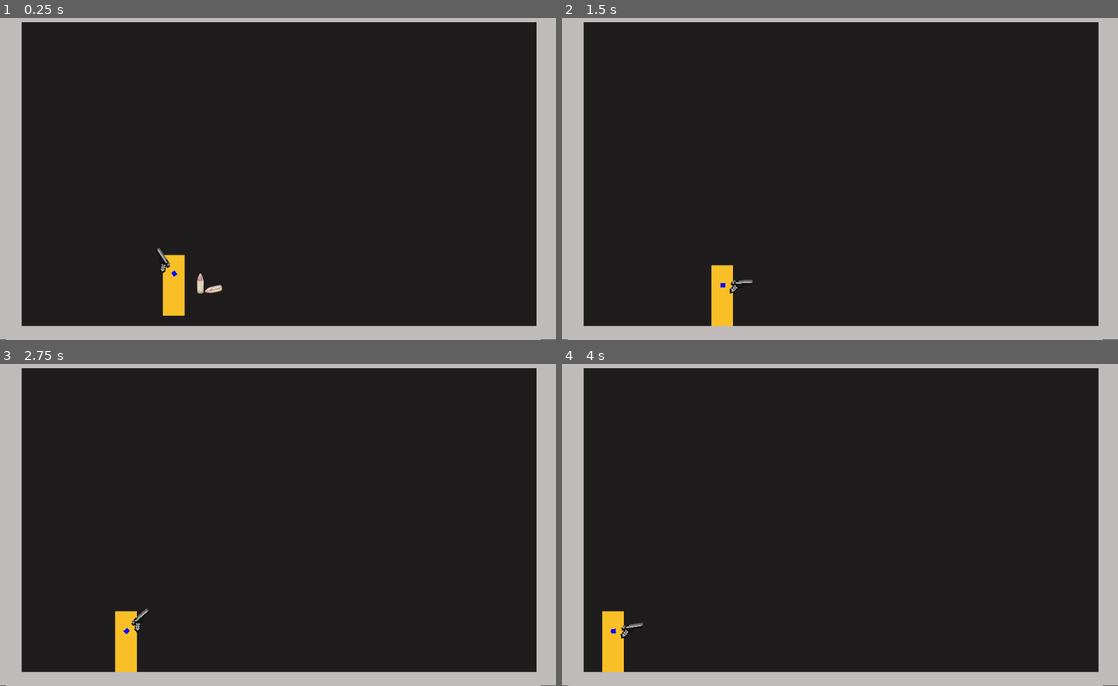
Above: before the commit, frames 1-4 (two rows, left to right).
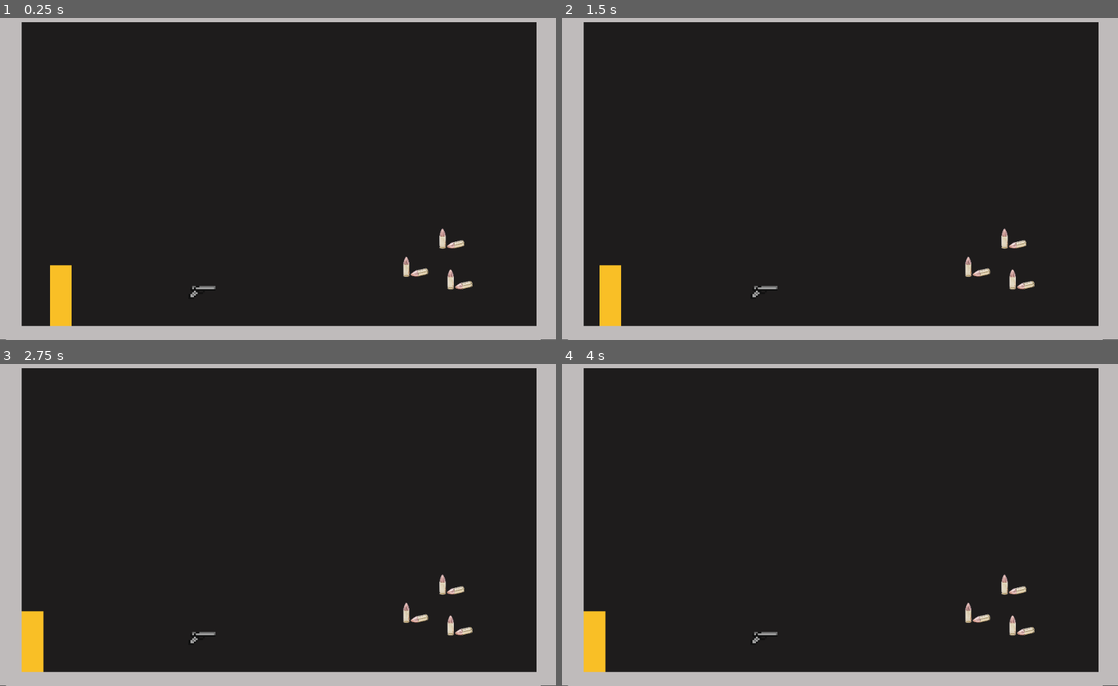
Above: after the commit, the same moments.

Repository: RubyEnoshima/JuegoRE
Game: Godot game, scene res://mapaDebug.tscn
Same seed, same stepped clock (60 frames per second), same inputs: the game is played once before the commit and once after it. Sound files missing from this copy of the repository are replaced by a short silence.
Inputs (mouse positions are in pixels of both pictures, inside the frame that each line leads up to):
- Up to frame 1 (0.25 s): no input
- Up to frame 2 (1.5 s): move the mouse to (773, 282) at 0.52 s; tap E (coger) at 0.6 s; click (773, 282) at 0.8 s; tap Enter at 1.25 s; move the mouse to (728, 195) at 1.27 s; hold Left (mov_izq) from 1.28 s (still down); click (728, 195) at 1.35 s
- Up to frame 3 (2.75 s): tap R (recargar) at 1.55, 2.1 s; move the mouse to (333, 450) at 2.02 s; release Left (mov_izq) at 2.03 s; tap E (coger) at 2.3 s
- Up to frame 4 (4 s): tap Space at 2.75 s; move the mouse to (812, 589) at 2.77 s; tap E (coger) at 2.85 s; click (812, 589) at 3.05 s; tap Enter at 3.5 s; move the mouse to (1006, 573) at 3.52 s; hold Left (mov_izq) from 3.53 s (still down); hold Shift (correr) from 3.53 s (still down); tap R (recargar) at 3.8 s

The runs differ from the first frame. In frame 1, 2.0% of the frame differs, in the area x 9-85%, y 65-96%; in frame 2, 1.9%; in frame 3, 2.0%; in frame 4, 1.8%.

Commit message:
Inventario medio funcional!

Diff:
--- a/Escenas/Armas/Arma.gd
+++ b/Escenas/Armas/Arma.gd
@@ -2,9 +2,11 @@
 
 var Bala = preload("res://Escenas/Armas/bala.tscn")
 
+var nombreArma = "Pistola"
+
 export var fireRate = 0.7
 export var municionMax = 7
-export var municionActual = 7
+var municionActual = Inventario.municionActual[nombreArma]
 export var retroceso = 105
 export var potencia = 1
 
@@ -62,28 +64,31 @@
 				get_parent().velocity.x += retroceso
 			sePuedeDisparar = false
 			municionActual-=1
+			Inventario.municionActual[nombreArma] -= 1
 		elif !municionActual:
-			if Inventario.balasPistola>0:
+			if Inventario.balas["balas"+nombreArma]>0:
 				recargar()
 			else:
 				$no_ammo.play()
 			#$fireRate.start()
 			#sePuedeDisparar = false
-		print(municionActual)
 
 func recargar():
 	if !recargando:
-		if municionActual < municionMax and Inventario.balasPistola>0:
+		var balasInv = Inventario.balas["balas"+nombreArma]
+		if municionActual < municionMax and balasInv>0:
 			recargando = true
 			var balasNecesarias = municionMax - municionActual
-			if Inventario.balasPistola >= balasNecesarias:
+			if balasInv >= balasNecesarias:
 				municionActual += balasNecesarias
-				Inventario.balasPistola -= balasNecesarias
+				balasInv -= balasNecesarias
 			else:
-				municionActual += Inventario.balasPistola
-				Inventario.balasPistola = 0
+				municionActual += balasInv
+				balasInv = 0
 			$reload.play()
-		elif !municionActual and !Inventario.balasPistola:
+			Inventario.municionActual[nombreArma] = municionActual
+			Inventario.balas["balas"+nombreArma] = balasInv
+		elif !municionActual and !balasInv:
 			$no_ammo.play()
 
 func _on_fireRate_timeout():
--- a/Escenas/Armas/Arma.tscn
+++ b/Escenas/Armas/Arma.tscn
@@ -2,9 +2,11 @@
 
 [ext_resource path="res://Assets/Sonidos/Pistola/no_ammo_pistola.wav" type="AudioStream" id=1]
 [ext_resource path="res://Assets/Sonidos/Pistola/reload.wav" type="AudioStream" id=2]
-[ext_resource path="res://Assets/Sprites/unnamed.png" type="Texture" id=3]
+[ext_resource path="res://Assets/Sprites/Objetos/pistola.png" type="Texture" id=3]
 [ext_resource path="res://Assets/Sonidos/Pistola/disparo.wav" type="AudioStream" id=4]
 [ext_resource path="res://Escenas/Armas/Arma.gd" type="Script" id=5]
+
+
 
 [node name="Arma" type="Node2D"]
 script = ExtResource( 5 )
--- a/Escenas/Inventario.gd
+++ b/Escenas/Inventario.gd
@@ -1,4 +1,35 @@
 extends Node2D
 
-export var balasPistola = 0
-export var pistola = true
+export var balas = {"balasPistola":0,
+					"balasEscopeta":0,
+					"balasRifle":0}
+
+export var municionActual = {"Pistola":7,
+					"Escopeta":4,
+					"Rifle":20}
+
+export var equipado = ""
+
+var objetosMenu = []
+var maxObjetos = 6
+
+var baul = []
+var maxBaul = 50
+
+func _ready():
+	OS.center_window()
+	OS.alert("Hola")
+
+func anadir(objeto,cantidad):
+	if objetosMenu.size() < maxObjetos:
+		if objeto.begins_with("balas"):
+			balas[objeto] += cantidad
+			if !objetosMenu.has("balasPistola"):
+				objetosMenu.append(objeto)
+		else:
+			objetosMenu.append(objeto)
+			if objeto == "Pistola":
+				equipado = "Pistola"
+
+func meterBaul(objeto,cantidad):
+	pass
--- /dev/null
+++ b/Escenas/Menu/Menu.gd
@@ -0,0 +1,12 @@
+class_name Menu
+extends Node2D
+
+func _ready():
+	var i = 0
+	for objeto in Inventario.objetosMenu:
+		if objeto.begins_with("balas"):
+			$Objetos/Labels.get_child(i).text = str(Inventario.balas[objeto])
+		elif objeto == "Pistola":
+			$Objetos/Labels.get_child(i).text = str(Inventario.municionActual[objeto])
+		$Objetos.get_child(i).texture = load("res://Assets/Sprites/Objetos/"+objeto+".png")
+		i+=1
--- a/Escenas/Menu/Menu.tscn
+++ b/Escenas/Menu/Menu.tscn
@@ -1,6 +1,9 @@
-[gd_scene format=2]
+[gd_scene load_steps=2 format=2]
+
+[ext_resource path="res://Escenas/Menu/Menu.gd" type="Script" id=1]
 
 [node name="MenuPausa" type="Node2D"]
+script = ExtResource( 1 )
 
 [node name="ColorRect" type="ColorRect" parent="."]
 margin_left = -39.0
@@ -60,3 +63,127 @@
 __meta__ = {
 "_edit_use_anchors_": false
 }
+
+[node name="Objetos" type="Node2D" parent="."]
+
+[node name="Sprite1" type="Sprite" parent="Objetos"]
+position = Vector2( 186.468, 173.869 )
+scale = Vector2( 0.249263, 0.249263 )
+
+[node name="Sprite2" type="Sprite" parent="Objetos"]
+position = Vector2( 339.975, 173.869 )
+scale = Vector2( 0.249263, 0.249263 )
+
+[node name="Sprite3" type="Sprite" parent="Objetos"]
+position = Vector2( 186.468, 253.959 )
+scale = Vector2( 0.249263, 0.249263 )
+
+[node name="Sprite4" type="Sprite" parent="Objetos"]
+position = Vector2( 339.975, 253.959 )
+scale = Vector2( 0.249263, 0.249263 )
+
+[node name="Sprite5" type="Sprite" parent="Objetos"]
+position = Vector2( 186.468, 358.077 )
+scale = Vector2( 0.249263, 0.249263 )
+
+[node name="Sprite6" type="Sprite" parent="Objetos"]
+position = Vector2( 339.975, 358.077 )
+scale = Vector2( 0.249263, 0.249263 )
+
+[node name="Sprite7" type="Sprite" parent="Objetos"]
+position = Vector2( 186.468, 438.167 )
+scale = Vector2( 0.249263, 0.249263 )
+
+[node name="Sprite8" type="Sprite" parent="Objetos"]
+position = Vector2( 339.975, 438.167 )
+scale = Vector2( 0.249263, 0.249263 )
+
+[node name="Labels" type="Node" parent="Objetos"]
+
+[node name="Label1" type="Label" parent="Objetos/Labels"]
+margin_left = 204.403
+margin_top = 189.696
+margin_right = 244.403
+margin_bottom = 203.696
+custom_colors/font_color = Color( 0, 0, 0, 1 )
+custom_colors/font_outline_modulate = Color( 0, 0, 0, 1 )
+__meta__ = {
+"_edit_use_anchors_": false
+}
+
+[node name="Label2" type="Label" parent="Objetos/Labels"]
+margin_left = 355.423
+margin_top = 189.696
+margin_right = 395.423
+margin_bottom = 203.696
+custom_colors/font_color = Color( 0, 0, 0, 1 )
+custom_colors/font_outline_modulate = Color( 0, 0, 0, 1 )
+__meta__ = {
+"_edit_use_anchors_": false
+}
+
+[node name="Label3" type="Label" parent="Objetos/Labels"]
+margin_left = 204.403
+margin_top = 279.836
+margin_right = 244.403
+margin_bottom = 293.836
+custom_colors/font_color = Color( 0, 0, 0, 1 )
+custom_colors/font_outline_modulate = Color( 0, 0, 0, 1 )
+__meta__ = {
+"_edit_use_anchors_": false
+}
+
+[node name="Label4" type="Label" parent="Objetos/Labels"]
+margin_left = 355.423
+margin_top = 279.836
+margin_right = 395.423
+margin_bottom = 293.836
+custom_colors/font_color = Color( 0, 0, 0, 1 )
+custom_colors/font_outline_modulate = Color( 0, 0, 0, 1 )
+__meta__ = {
+"_edit_use_anchors_": false
+}
+
+[node name="Label5" type="Label" parent="Objetos/Labels"]
+margin_left = 204.403
+margin_top = 386.022
+margin_right = 244.403
+margin_bottom = 400.022
+custom_colors/font_color = Color( 0, 0, 0, 1 )
+custom_colors/font_outline_modulate = Color( 0, 0, 0, 1 )
+__meta__ = {
+"_edit_use_anchors_": false
+}
+
+[node name="Label6" type="Label" parent="Objetos/Labels"]
+margin_left = 355.423
+margin_top = 386.022
+margin_right = 395.423
+margin_bottom = 400.022
+custom_colors/font_color = Color( 0, 0, 0, 1 )
+custom_colors/font_outline_modulate = Color( 0, 0, 0, 1 )
+__meta__ = {
+"_edit_use_anchors_": false
+}
+
+[node name="Label7" type="Label" parent="Objetos/Labels"]
+margin_left = 204.403
+margin_top = 464.511
+margin_right = 244.403
+margin_bottom = 478.511
+custom_colors/font_color = Color( 0, 0, 0, 1 )
+custom_colors/font_outline_modulate = Color( 0, 0, 0, 1 )
+__meta__ = {
+"_edit_use_anchors_": false
+}
+
+[node name="Label8" type="Label" parent="Objetos/Labels"]
+margin_left = 355.423
+margin_top = 464.511
+margin_right = 395.423
+margin_bottom = 478.511
+custom_colors/font_color = Color( 0, 0, 0, 1 )
+custom_colors/font_outline_modulate = Color( 0, 0, 0, 1 )
+__meta__ = {
+"_edit_use_anchors_": false
+}
--- a/Escenas/Objetos/MunicionPistola.gd
+++ b/Escenas/Objetos/MunicionPistola.gd
@@ -4,5 +4,5 @@
 export var cantidad = 7
 
 func interactuar():
-	Inventario.balasPistola += cantidad
+	Inventario.anadir("balasPistola",7)
 	.interactuar()
--- a/Escenas/Objetos/MunicionPistola.tscn
+++ b/Escenas/Objetos/MunicionPistola.tscn
@@ -2,7 +2,7 @@
 
 [ext_resource path="res://Escenas/Objetos/ObjetoRecogible.tscn" type="PackedScene" id=1]
 [ext_resource path="res://Escenas/Objetos/MunicionPistola.gd" type="Script" id=2]
-[ext_resource path="res://Assets/Sprites/9mm_80gr_-_115gr_-_125gr_-_Cartridges_ONLY_05c0c3fb-ebb0-4d8a-8419-8d011df8c8d7_600x400.png" type="Texture" id=3]
+[ext_resource path="res://Assets/Sprites/Objetos/balasPistola.png" type="Texture" id=3]
 
 [sub_resource type="RectangleShape2D" id=1]
 extents = Vector2( 17.2122, 12.5359 )
--- a/Escenas/Objetos/ObjetoRecogible.gd
+++ b/Escenas/Objetos/ObjetoRecogible.gd
@@ -22,9 +22,12 @@
 
 func interactuar():
 	interactuado = true
-	$Sprite.queue_free()
-	$TextoInteractuado.visible = true
-	$Timer.start()
+	if $TextoInteractuado.text != "":
+		$Sprite.queue_free()
+		$TextoInteractuado.visible = true
+		$Timer.start()
+	else:
+		queue_free()
 
 func _on_Objeto_mouse_entered():
 	if !interactuado and jugadorCerca:
--- a/Escenas/Objetos/ObjetoRecogible.tscn
+++ b/Escenas/Objetos/ObjetoRecogible.tscn
@@ -3,7 +3,6 @@
 [ext_resource path="res://Escenas/Objetos/ObjetoRecogible.gd" type="Script" id=1]
 
 [node name="Objeto" type="Area2D"]
-collision_layer = 1025
 script = ExtResource( 1 )
 
 [node name="Sprite" type="Sprite" parent="."]
--- /dev/null
+++ b/Escenas/Objetos/Pistola.gd
@@ -0,0 +1,9 @@
+class_name Pistola
+extends "res://Escenas/Objetos/ObjetoRecogible.gd"
+
+signal equipar
+
+func interactuar():
+	Inventario.anadir("Pistola",0)
+	emit_signal("equipar")
+	.interactuar()
--- /dev/null
+++ b/Escenas/Objetos/Pistola.tscn
@@ -0,0 +1,22 @@
+[gd_scene load_steps=5 format=2]
+
+[ext_resource path="res://Escenas/Objetos/ObjetoRecogible.tscn" type="PackedScene" id=1]
+[ext_resource path="res://Assets/Sprites/Objetos/pistola.png" type="Texture" id=2]
+[ext_resource path="res://Escenas/Objetos/Pistola.gd" type="Script" id=3]
+
+[sub_resource type="CircleShape2D" id=1]
+radius = 247.0
+
+[node name="Pistola" instance=ExtResource( 1 )]
+script = ExtResource( 3 )
+
+[node name="Sprite" parent="." index="0"]
+scale = Vector2( 0.150662, 0.134575 )
+texture = ExtResource( 2 )
+
+[node name="CollisionShape2D" parent="Jugador" index="0"]
+shape = SubResource( 1 )
+
+[node name="CollisionPolygon2D" type="CollisionPolygon2D" parent="." index="4"]
+scale = Vector2( 0.150662, 0.134575 )
+polygon = PoolVector2Array( 177.5, 26.5, 49.5, 26.5, 49.5, 46.5, 46.7, 46.5, 26.5, 48.3, 26.5, 68.3, 23.3, 71.5, -39.5, 71.5, -39.5, 91.3, -62.5, 93.3, -62.5, 113.3, -84.5, 115.3, -84.5, 134.3, -87.7, 137.5, -157.5, 137.5, -157.5, 134.5, -159.5, 65.5, -156.7, 65.5, -136.5, 63.7, -136.5, 43.7, -133.3, 40.5, -114.5, 40.5, -114.5, 26.3, -136.5, 24.3, -136.5, -23.5, -133.7, -23.5, -114.5, -25.3, -114.5, -45.7, -112.5, -46.7, -112.5, -48.5, 177.5, -48.5 )
--- a/Escenas/Personaje/Personaje.gd
+++ b/Escenas/Personaje/Personaje.gd
@@ -16,7 +16,7 @@
 var velocity = Vector2.ZERO
 
 func _ready():
-	if Inventario.pistola:
+	if Inventario.equipado == "pistola":
 		$Arma.visible = true #No!!!!!!!!!!!!!!!!!
 	else:
 		$Arma.visible = false
@@ -44,7 +44,7 @@
 			velocity.x -= speed
 			#$Arma.disabled = true
 
-		if Inventario.pistola: #Esto esta mal!!!!!!!!!!!!
+		if $Arma.visible: #Esto esta mal!!!!!!!!!!!!
 			if Input.is_action_just_pressed("disparo"):
 				$Arma.disparar()
 			elif Input.is_action_just_pressed("recargar"):
@@ -90,3 +90,7 @@
 	get_input()
 	velocity.y += gravity * delta
 	velocity = move_and_slide(velocity, Vector2.UP)
+
+
+func _on_Pistola_equipar():
+	$Arma.visible = true
--- a/mapaDebug.tscn
+++ b/mapaDebug.tscn
@@ -1,7 +1,8 @@
-[gd_scene load_steps=5 format=2]
+[gd_scene load_steps=6 format=2]
 
 [ext_resource path="res://Escenas/Objetos/MunicionPistola.tscn" type="PackedScene" id=1]
 [ext_resource path="res://Escenas/Personaje/Personaje.tscn" type="PackedScene" id=2]
+[ext_resource path="res://Escenas/Objetos/Pistola.tscn" type="PackedScene" id=3]
 
 [sub_resource type="RectangleShape2D" id=1]
 extents = Vector2( 492.695, 24.7061 )
@@ -82,9 +83,20 @@
 shape = SubResource( 2 )
 
 [node name="Personaje" parent="." instance=ExtResource( 2 )]
-position = Vector2( 319.756, 511.569 )
+position = Vector2( 111.806, 541.73 )
 
 [node name="MunicionPistola" parent="." instance=ExtResource( 1 )]
-position = Vector2( 370, 510 )
-collision_layer = 1
+position = Vector2( 749.288, 479.276 )
+
+[node name="MunicionPistola2" parent="." instance=ExtResource( 1 )]
+position = Vector2( 830.866, 502.584 )
+
+[node name="MunicionPistola3" parent="." instance=ExtResource( 1 )]
+position = Vector2( 816.034, 427.362 )
+
+[node name="Pistola" parent="." instance=ExtResource( 3 )]
+position = Vector2( 370.544, 506.281 )
 [connection signal="body_entered" from="MunicionPistola" to="MunicionPistola" method="_on_Objeto_body_entered"]
+[connection signal="body_entered" from="MunicionPistola2" to="MunicionPistola2" method="_on_Objeto_body_entered"]
+[connection signal="body_entered" from="MunicionPistola3" to="MunicionPistola3" method="_on_Objeto_body_entered"]
+[connection signal="equipar" from="Pistola" to="Personaje" method="_on_Pistola_equipar"]
--- a/project.godot
+++ b/project.godot
@@ -19,6 +19,11 @@
 "language": "GDScript",
 "path": "res://Escenas/Enemigos/Enemigo.gd"
 }, {
+"base": "Node2D",
+"class": "Menu",
+"language": "GDScript",
+"path": "res://Escenas/Menu/Menu.gd"
+}, {
 "base": "Area2D",
 "class": "MunicionPistola",
 "language": "GDScript",
@@ -33,13 +38,20 @@
 "class": "Personaje",
 "language": "GDScript",
 "path": "res://Escenas/Personaje/Personaje.gd"
+}, {
+"base": "Area2D",
+"class": "Pistola",
+"language": "GDScript",
+"path": "res://Escenas/Objetos/Pistola.gd"
 } ]
 _global_script_class_icons={
 "Bala": "",
 "Enemigo": "",
+"Menu": "",
 "MunicionPistola": "",
 "ObjetoRecogible": "",
-"Personaje": ""
+"Personaje": "",
+"Pistola": ""
 }
 
 [application]
Renamed: Assets/Sprites/9mm_80gr_-_115gr_-_125gr_-_Cartridges_ONLY_05c0c3fb-ebb0-4d8a-8419-8d011df8c8d7_600x400.png -> Assets/Sprites/Objetos/balasPistola.png
Not shown, changed: Assets/Sprites/Objetos/balasPistola.png.import
Renamed: Assets/Sprites/unnamed.png -> Assets/Sprites/Objetos/pistola.png
Not shown, changed: Assets/Sprites/Objetos/pistola.png.import
